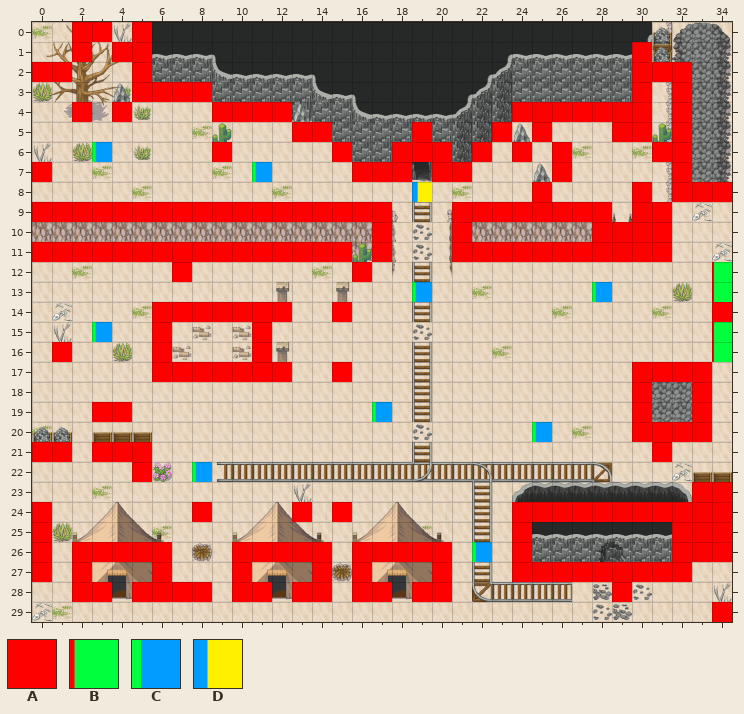
Tiled map, stored at Resources/Map/desert.tmx. The picture above was drawn from the file before the commit.
Cells are 64x64 px. Shown: x 0..34, y 0..29.
Key: from "changescene": A 0, B 1, C 2, D 3.
_ is an empty cell.
Layers that did not change in this view are not listed.
Layer "barrier" before, first column x 0:
 0 __AA_A_____________________________
 1 __A_AA________________________A____
 2 AA___A________________________AAA__
 3 _____AAAA_____________________A_A__
 4 __A_A____AAAA___________AAAAAAA_A__
 5 _____________AA____A___A_A___AA_A__
 6 ___C_____A_____A__AAA_A_A_A____AA__
 7 A__________C____AAA_AA____A_____A__
 8 ___________________D_____A____A_AAA
 9 AAAAAAAAAAAAAAAAAA___AAAAAAAA_AA___
10 _________________A___A______AAAA___
11 AAAAAAAAAAAAAAAA_A___AAAAAAAAAAA___
12 _______A________A_________________B
13 ___________________C________C_____B
14 ______AAAAAAA__A__________________A
15 ___C__A____A______________________B
16 _A____A____A______________________B
17 ______AAAAAAA__A______________AAAA_
18 ______________________________A__A_
19 ___AA____________C____________A__A_
20 _________________________C____AAAA_
21 AA_AAA_________________________A___
22 _____A__C__________________________
23 _________________________________AA
24 A_______A____A_A________AAAAAAAAAAA
25 A_______________________A_______AAA
26 A_AAAAA___AAAAA_AAAAA_C_A_______AAA
27 A_A___A___A___A_A___A___AAAAAAAAA__
28 __AA_AAAA_AA_AA_AA_AA________A_____
29 __________________________________A
Now the later version:
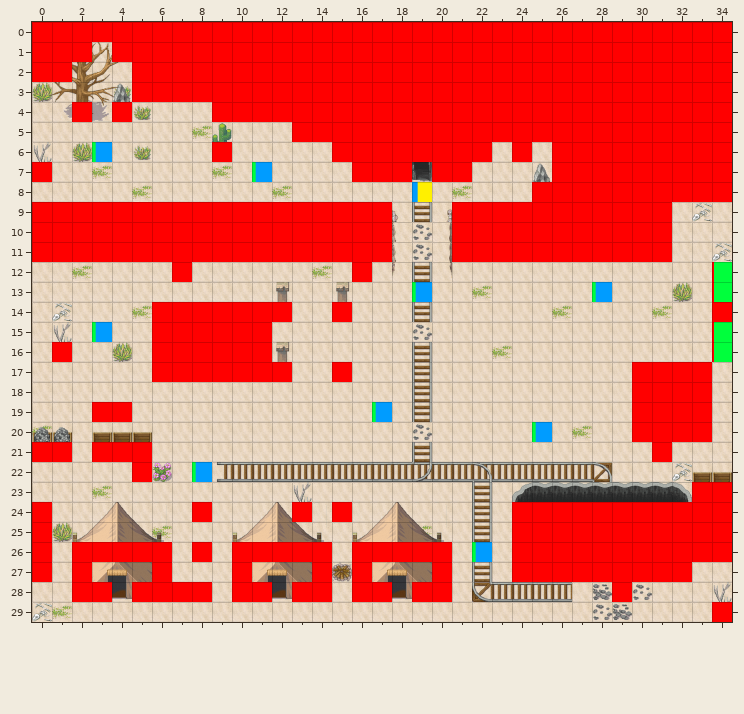
Changes in this commit:
Layer "barrier":
The author put tile A in row 0 at x 0 to 1, 4 and 6 to 34; in row 1 at x 0 to 1, 6 to 29 and 31 to 34; in row 2 at x 6 to 29 and 33 to 34; in row 3 at x 9 to 29, 31 and 33 to 34; in row 4 at x 13 to 23, 31 and 33 to 34; in row 5 at x 15 to 18, 20 to 22, 24, 26 to 28, 31 and 33 to 34.
The author put tile A in row 6 at x 16 to 17, 21, 27 to 30 and 33 to 34; in row 7 at x 27 to 31 and 33 to 34; in row 8 at x 26 to 29 and 31; in row 9 at x 29; in row 10 at x 0 to 16 and 22 to 27; in row 11 at x 16.
The author put tile A in rows 15 to 16 at x 7 to 10; in rows 18 to 19 at x 31 to 32; in row 25 at x 25 to 31; in row 26 at x 8 and 25 to 31.
